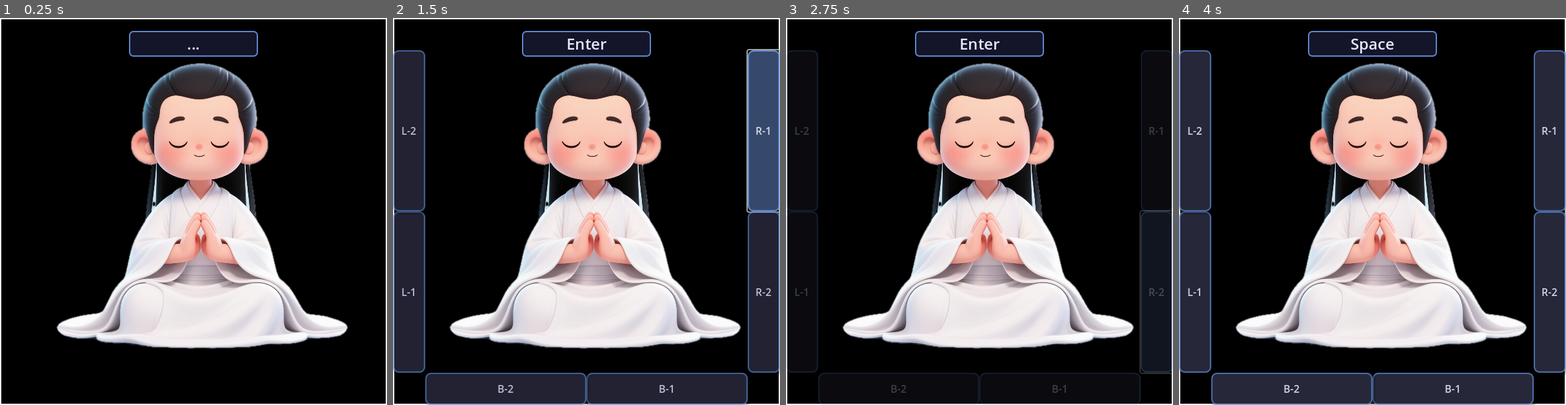
Above: before the commit, frames 1-4 (left to right).
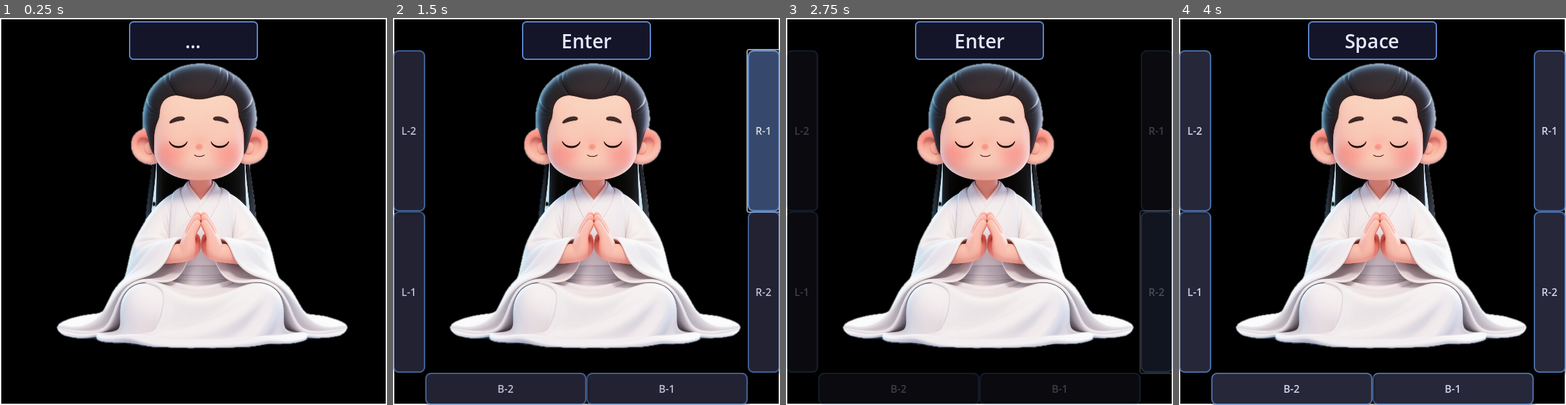
Above: after the commit, the same moments.

Repository: lichen63/cyber-cultivation
Game: Godot game, scene res://scenes/Main.tscn
Two runs of this game, one before a commit and one after it. Both use one fixed random seed, a clock stepped at 60 frames per second and the inputs below.
Inputs (mouse positions are in pixels of both pictures, inside the frame that each line leads up to):
- Up to frame 1 (0.25 s): no input
- Up to frame 2 (1.5 s): tap Enter at 0.5 s; drag from (586, 211) to (625, 126) at 0.52 s; click "R-1" at 1.25 s
- Up to frame 3 (2.75 s): click "R-2" at 2 s
- Up to frame 4 (4 s): click "B-1" at 2.75 s; tap Space at 3.5 s; drag from (1295, 230) to (1353, 288) at 3.52 s

The runs differ from the first frame. In frame 1, 1.4% of the frame differs, in the area x 33-67%, y 0-11%; in frame 2, 1.6%; in frame 3, 1.6%; in frame 4, 1.6%.

Commit message:
refine code

Diff:
--- a/scripts/ui/Main.gd
+++ b/scripts/ui/Main.gd
@@ -6,6 +6,37 @@
 # Keyboard display system
 var keyboard_display: Label
 var last_key_text: String = ""
+
+# Key mapping dictionary for better performance and maintainability
+var key_name_map: Dictionary = {
+  KEY_SPACE: "Space",
+  KEY_ENTER: "Enter",
+  KEY_TAB: "Tab",
+  KEY_BACKSPACE: "Backspace",
+  KEY_DELETE: "Delete",
+  KEY_ESCAPE: "Escape",
+  KEY_LEFT: "Left",
+  KEY_RIGHT: "Right",
+  KEY_UP: "Up",
+  KEY_DOWN: "Down",
+  KEY_SHIFT: "Shift",
+  KEY_CTRL: "Ctrl",
+  KEY_ALT: "Alt",
+  KEY_META: "Cmd",
+  KEY_CAPSLOCK: "CapsLock",
+  KEY_F1: "F1",
+  KEY_F2: "F2",
+  KEY_F3: "F3",
+  KEY_F4: "F4",
+  KEY_F5: "F5",
+  KEY_F6: "F6",
+  KEY_F7: "F7",
+  KEY_F8: "F8",
+  KEY_F9: "F9",
+  KEY_F10: "F10",
+  KEY_F11: "F11",
+  KEY_F12: "F12"
+}
 
 # Action button system
 var action_buttons: Array[Button] = []
@@ -86,20 +117,20 @@
   """Create keyboard display label above character"""
   keyboard_display = Label.new()
   keyboard_display.text = "..."
-  keyboard_display.size = Vector2(200, 40)
+  keyboard_display.size = Vector2(200, 60)
 
   # Position above character (assuming character is centered)
   var window_size = get_window().size
   keyboard_display.position = Vector2(
     (window_size.x - keyboard_display.size.x) / 2,
-    20 # 50 pixels from top
+    5 # pixels from top
   )
 
   # Style the label
   style_keyboard_display()
 
   # Set larger font size
-  keyboard_display.add_theme_font_size_override("font_size", 24)
+  keyboard_display.add_theme_font_size_override("font_size", 30)
 
   # Add to scene
   add_child(keyboard_display)
@@ -256,68 +287,15 @@
   """Update keyboard display with the pressed key"""
   var key_string = ""
 
-  # Handle special keys
-  match event.keycode:
-    KEY_SPACE:
-      key_string = "Space"
-    KEY_ENTER:
-      key_string = "Enter"
-    KEY_TAB:
-      key_string = "Tab"
-    KEY_BACKSPACE:
-      key_string = "Backspace"
-    KEY_DELETE:
-      key_string = "Delete"
-    KEY_ESCAPE:
-      key_string = "Escape"
-    KEY_LEFT:
-      key_string = "Left"
-    KEY_RIGHT:
-      key_string = "Right"
-    KEY_UP:
-      key_string = "Up"
-    KEY_DOWN:
-      key_string = "Down"
-    KEY_SHIFT:
-      key_string = "Shift"
-    KEY_CTRL:
-      key_string = "Ctrl"
-    KEY_ALT:
-      key_string = "Alt"
-    KEY_META:
-      key_string = "Cmd"
-    KEY_CAPSLOCK:
-      key_string = "CapsLock"
-    KEY_F1:
-      key_string = "F1"
-    KEY_F2:
-      key_string = "F2"
-    KEY_F3:
-      key_string = "F3"
-    KEY_F4:
-      key_string = "F4"
-    KEY_F5:
-      key_string = "F5"
-    KEY_F6:
-      key_string = "F6"
-    KEY_F7:
-      key_string = "F7"
-    KEY_F8:
-      key_string = "F8"
-    KEY_F9:
-      key_string = "F9"
-    KEY_F10:
-      key_string = "F10"
-    KEY_F11:
-      key_string = "F11"
-    KEY_F12:
-      key_string = "F12"
-    _:
-      # For regular characters, use the unicode representation
-      if event.unicode != 0:
-        key_string = char(event.unicode)
-      else:
-        key_string = "Key: " + str(event.keycode)
+  # Try to get key name from dictionary first
+  if event.keycode in key_name_map:
+    key_string = key_name_map[event.keycode]
+  else:
+    # For regular characters, use the unicode representation
+    if event.unicode != 0:
+      key_string = char(event.unicode)
+    else:
+      key_string = "Key: " + str(event.keycode)
 
   # Add modifier information
   var modifiers = []
Not shown: 1 places in scenes/Main.tscn that only renumber resources
